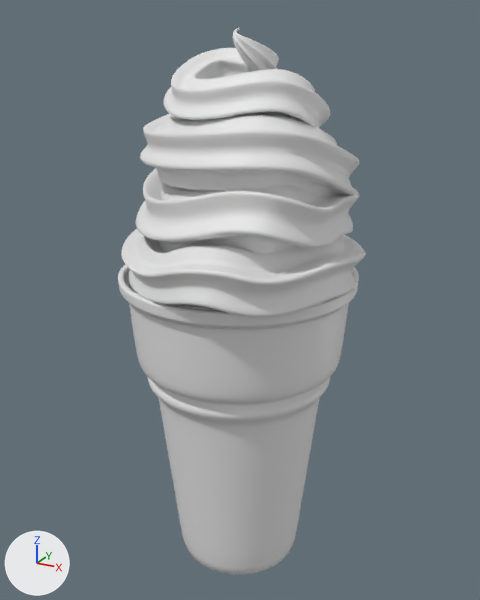
Before and after pictures for a commit that changed the Blender file Blender/Ice Scream 2 Swirl.blend.
The view is the same before and after, from a 50 mm lens placed at (3.7, -6.91, 4.54), pointed at (0.0, 0.01, 1.67). Every picture has the same lights, and +X, +Y and +Z are marked at lower left.
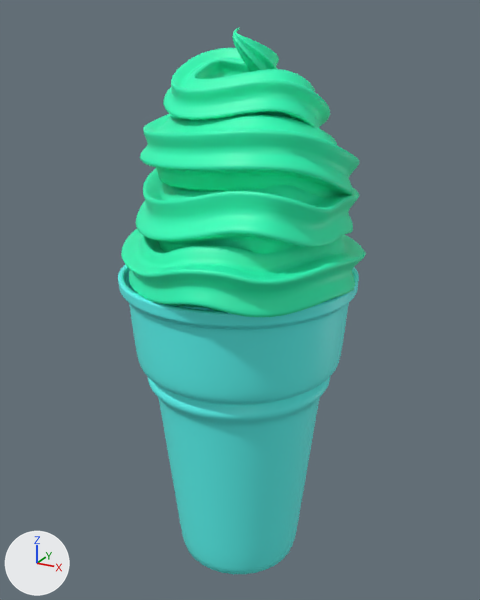
Commit message: Update Ice Scream 2 Swirl.blend
added colour to ice ream 2

Pixel boxes [x1, y1, x2, y2] of what changed, in the pictures (480 x 600 px):
'Circle', recoloured (white to green)
    both: [121, 27, 366, 317]
'Cylinder', recoloured (grey to cyan)
    both: [118, 264, 359, 575]

The change, as a list of edits to the scene's bpy script:
```text
Add img_material_002_base_color:
    img_material_002_base_color = load_image('Material.002 Base Color', '_unpacked/Material.002_Base_Color', 1024, 1024, 'sRGB')
Add img_material_002_base_color_001:
    img_material_002_base_color_001 = load_image('Material.002 Base Color.001', '_unpacked/Material.002_Base_Color.001', 1024, 1024, 'sRGB')
Add mat_mint:
    mat_mint = principled_material('mint')
    mat_mint.texture = img_material_002_base_color
Add mat_material_002:
    mat_material_002 = principled_material('Material.002')
    mat_material_002.texture = img_material_002_base_color_001
Change me_cylinder:
    where me_cylinder.from_pydata(...)  # 448 vertices, 417 faces; spans x -1.15..1.14, y -1.15..1.15, z -1.53..1.62
    add me_cylinder.materials.append(mat_material_002)  # picture img_material_002_base_color_001
Change me_circle:
    where me_circle.from_pydata(...)  # 36 vertices, 24 faces; spans x 0.0..0.267, y -0.388..0.388, z -0.448..0.448
    add me_circle.materials.append(mat_mint)  # picture img_material_002_base_color
```
